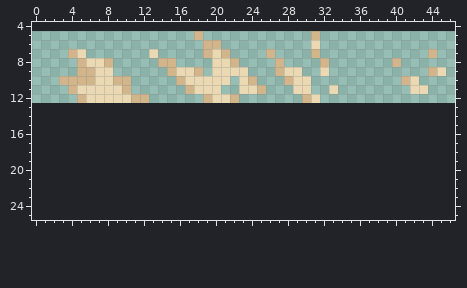
One commit to this sprite sheet: media/effects/run.png. This is how it looked before the edit.
The file is 65x8 pixels. Shown: x 0..46, y 4..25. The old version is drawn lined up with the new one, on the new canvas.
After the commit:
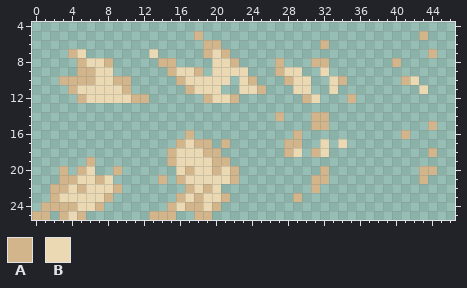
Palette (. is transparent): A #d2b58b  B #ead9b3
Changes in this commit:
canvas 65x8 -> 65x26, the old top-left corner now at 0,5
Changed rows in their new state; - is an unchanged pixel.
first column x 0:
 5 -------------------------------.-----------A--
 6 -------------------------------.A-------------
 7 --------------------------.----.--------------
 8 -------------------------------A--------------
 9 --------------------------------------------..
10 ---------------------------------BA-----------
11 ------------------------------------------.---
12 -----------------------------------A----------
14 ---------------------------A---AA-------------
15 -------------------------------AA-----------A-
16 -----------------A-----------A-----------A----
17 ----------------ABAA-A------AA--B-B-----------
18 ---------------ABBBAA-------AB-AB-----------A-
19 ------A--------ABBBBAA------------------------
20 ---A-AB--A------BABBABA---------A----------AA-
21 ---AABBAB-----A-ABBBBBA--------AA----------A--
22 --AABABBBA-------ABAB----------A--------------
23 --ABBBBBA-------ABABBA-------A----------------
24 -AAAABBA-------ABAABA-------------------------
25 AA-ABA-------AAA--AA--------------------------
Where, in picture pixels (left, top, right, bottom), the same in both pictures:
changed: (275, 31, 356, 202)
changed: (401, 31, 446, 184)
erased: (266, 49, 275, 58)
added: (32, 130, 239, 220)
